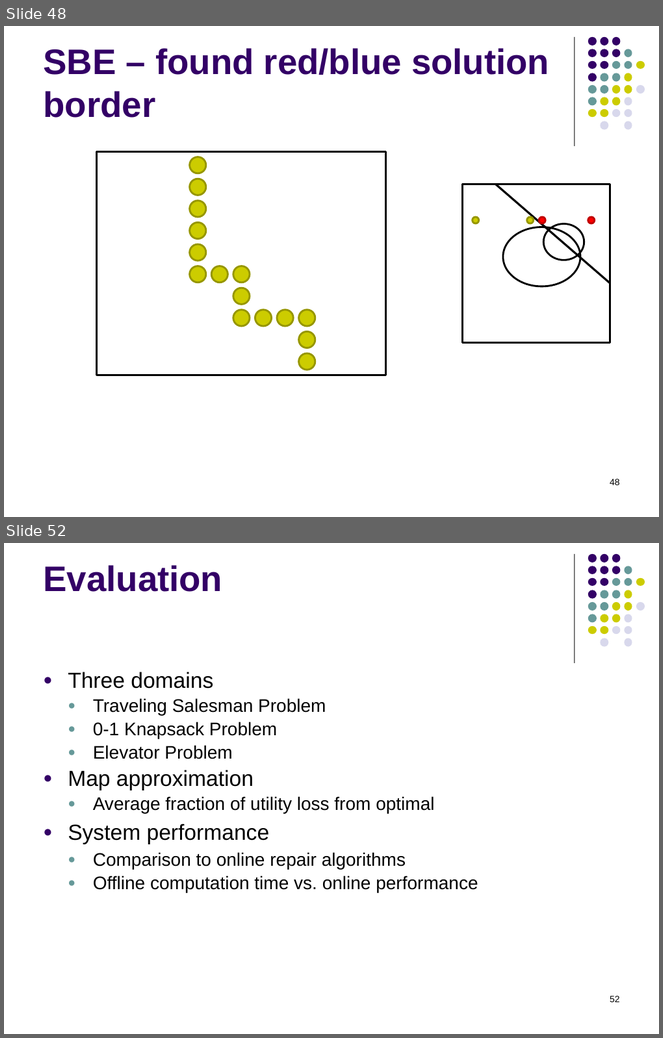
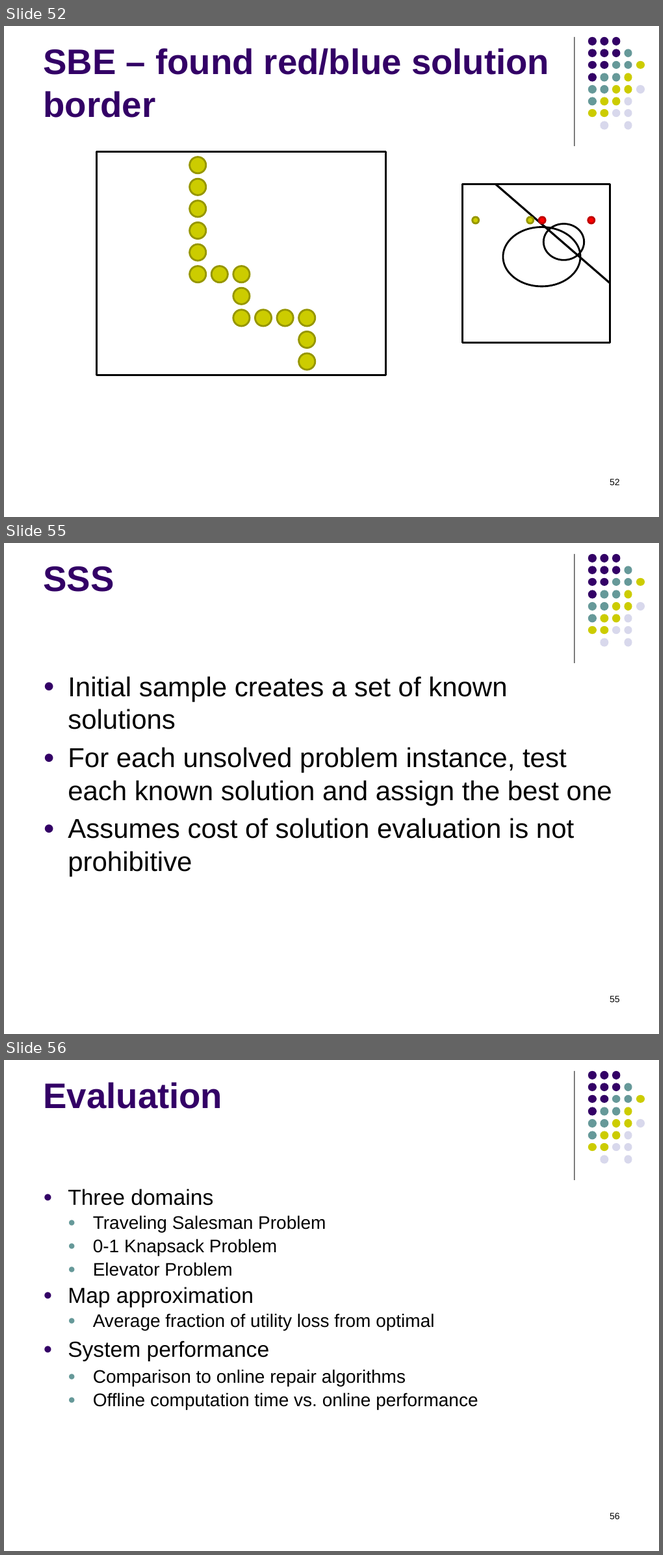
Before and after one commit to RobertHolderIII/dissertation, a slide deck: doc/defense-Dec2015.pptx. Shown one above the other, each under a label of ours: slides 48 and 52 before the commit, slides 52, 55 and 56 after it; the slides between them are not shown. The pictures are 663x1038 and 663x1555 pixels, drawn with LibreOffice and Linux fonts; fonts in the diff are those of the drawing. Boxes give left, top, right and bottom in pixels: in the first picture for what was removed or moved away, otherwise in the second. Text is boxed around its words. In the diff, an @@ line names an element or a change of style, - is before the commit and + after.

```diff
--- a/doc/defense-Dec2015.pptx
+++ b/doc/defense-Dec2015.pptx
@@ slide 55 added at <box>4,543,659,1034</box>, background #FFFFFF; not listed: 32 template elements that a slide beside it also shows @@
@@ title added at <box>43,566,114,592</box>, 39 pt, text #330066, bold @@
+SSS
@@ text added at <box>68,676,612,876</box>, 30 pt, text #000000 @@
+● Initial sample creates a set of known solutions
+● For each unsolved problem instance, test each known solution and assign the best one
+● Assumes cost of solution evaluation is not prohibitive
@@ page number added at <box>610,996,620,1003</box>, 10 pt, text #000000 @@
+55
@@ what was slide 48 is now slide 52 @@
@@ page number at <box>610,479,620,486</box>: text changed @@
-48
+52
@@ what was slide 52 is now slide 56 @@
@@ page number at <box>610,1513,620,1520</box>: text changed @@
-52
+56
```
Also in this commit, not shown: 5 slides changed, 10 other slides added, 4 slides removed, 1 other file.
